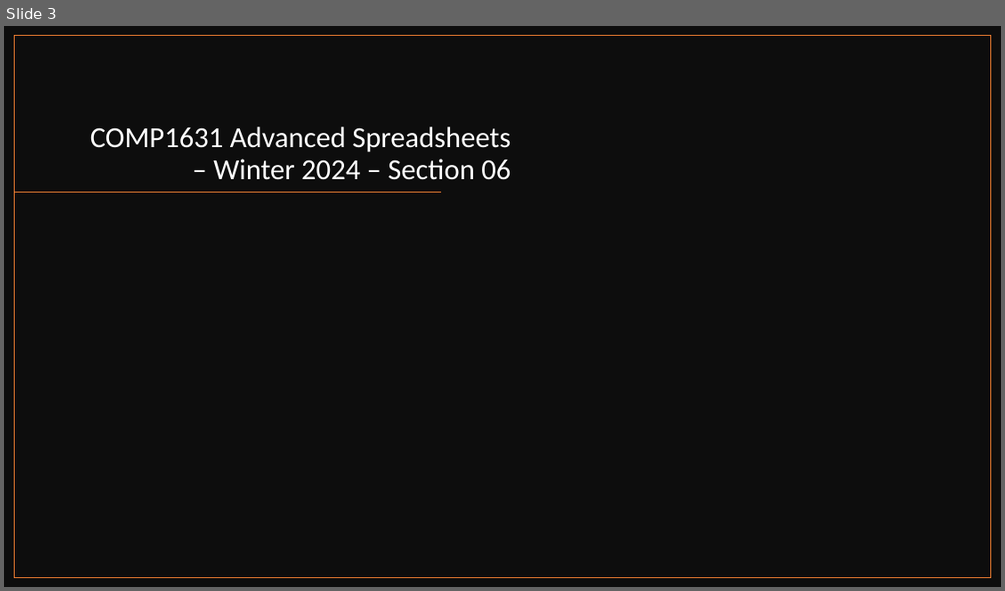
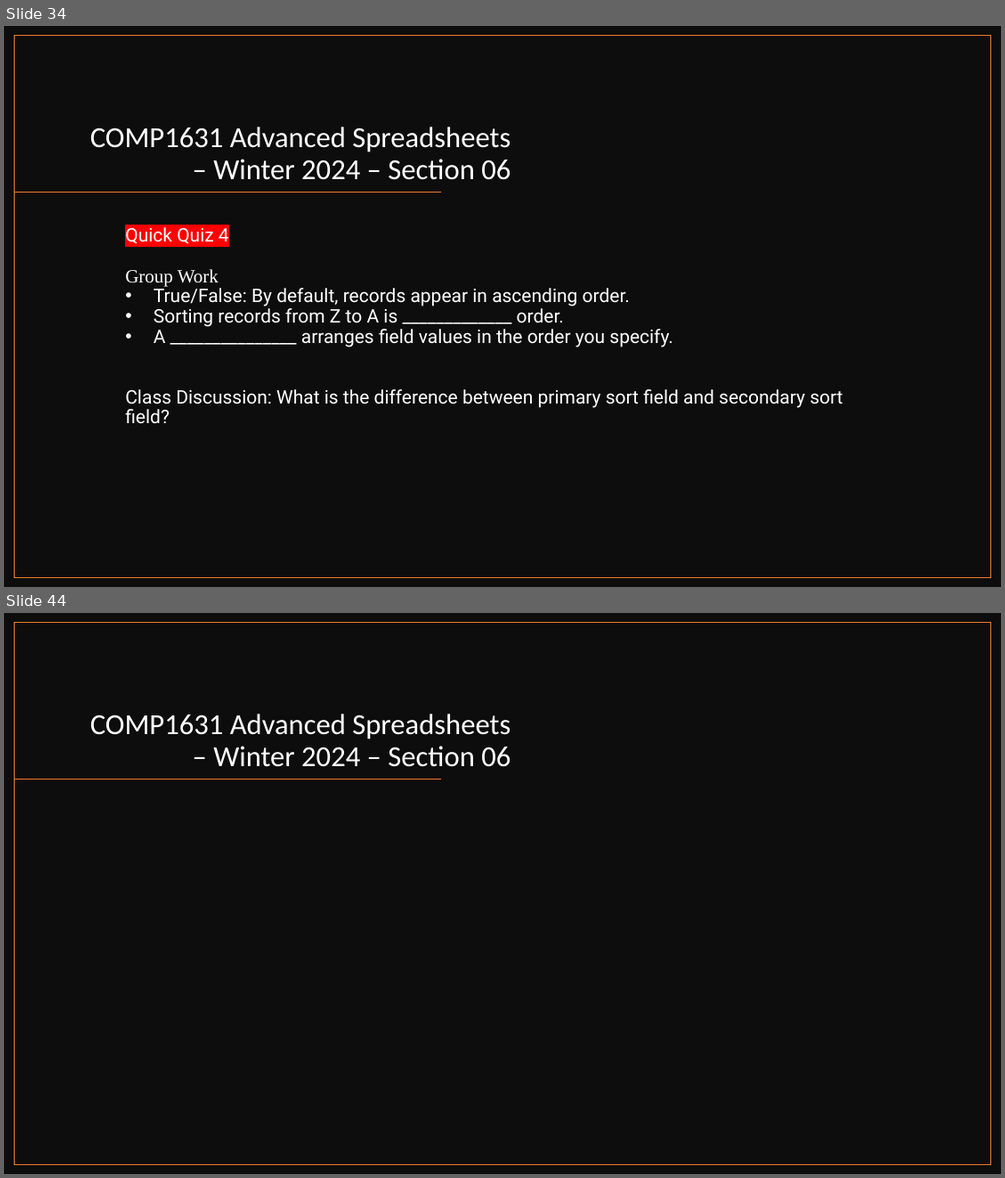
Before and after one commit to muktoakash/Teaching, a slide deck: COMP1631/lecture_4.pptx. Shown one above the other, each under a label of ours: slide 3 before the commit, slides 34 and 44 after it; the slides between them are not shown. The pictures are 1005x591 and 1005x1178 pixels, drawn with LibreOffice and Linux fonts; fonts in the diff are those of the drawing. Boxes give left, top, right and bottom in pixels: in the first picture for what was removed or moved away, otherwise in the second. Text is boxed around its words. In the diff, an @@ line names an element or a change of style, - is before the commit and + after.

```diff
--- a/COMP1631/lecture_4.pptx
+++ b/COMP1631/lecture_4.pptx
@@ slide 34 added at (4,26,1001,587), background #FFFFFF @@
@@ rectangle added at (4,26,1001,587), fill #0D0D0D @@
@@ rectangle added at (15,36,991,578), outline #ED7D31 1 pt @@
@@ title added at (90,127,510,180), 28 pt, text #FFFFFF @@
+COMP1631 Advanced Spreadsheets – Winter 2024 – Section 06
@@ line added from (442, 192) to (15, 192), #ED7D31 1 pt @@
@@ text added at (125,227,842,424), 18 pt, text #FFFFFF @@
+Quick Quiz 4
+Group Work
+• True/False: By default, records appear in ascending order.
+• Sorting records from Z to A is _____________ order.
+• A _______________ arranges field values in the order you specify.
+Class Discussion: What is the difference between primary sort field and secondary sort field?
@@ what was slide 3 is now slide 44 @@
```
Also in this commit, not shown: 2 slides changed, 39 other slides added, 3 other files.
